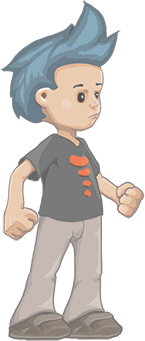
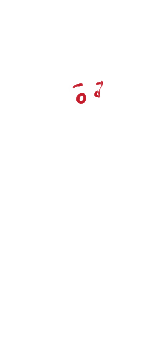
Revision of a layered 145×341 image; what changed, layer by layer:
painted on "Eyes Open" over <box>68,79,103,110</box>
hid "Eyes Closed", painted on it over <box>68,79,103,110</box>
hid "Right Hand", painted on it over <box>3,206,40,241</box>
hid "Right Arm", painted on it over <box>4,148,47,215</box>
hid "Right Shoulder", painted on it over <box>9,147,47,185</box>
hid "Right Upper Leg", painted on it over <box>22,228,70,290</box>
hid "Right Lower Leg", moved it above "Right Foot", painted on it over <box>7,267,60,330</box>
hid "Right Foot", painted on it over <box>6,235,72,341</box>
hid "Head", painted on it over <box>4,26,108,136</box>
hid "Torso", painted on it over <box>33,131,106,234</box>
hid "Pelvis", painted on it over <box>35,220,103,249</box>
hid "Left Hand", painted on it over <box>115,181,144,219</box>
hid "Left Shoulder", painted on it over <box>85,151,107,189</box>
hid "Left Arm", painted on it over <box>85,151,125,204</box>
hid "Left Upper Leg", painted on it over <box>69,230,103,288</box>
hid "Left Lower Leg", moved it above "Left Foot", painted on it over <box>57,268,108,331</box>
hid "Left Foot", painted on it over <box>58,234,122,340</box>
hid "Neck", painted on it over <box>54,129,76,137</box>
hid "Layer 0" over <box>0,0,145,341</box>
